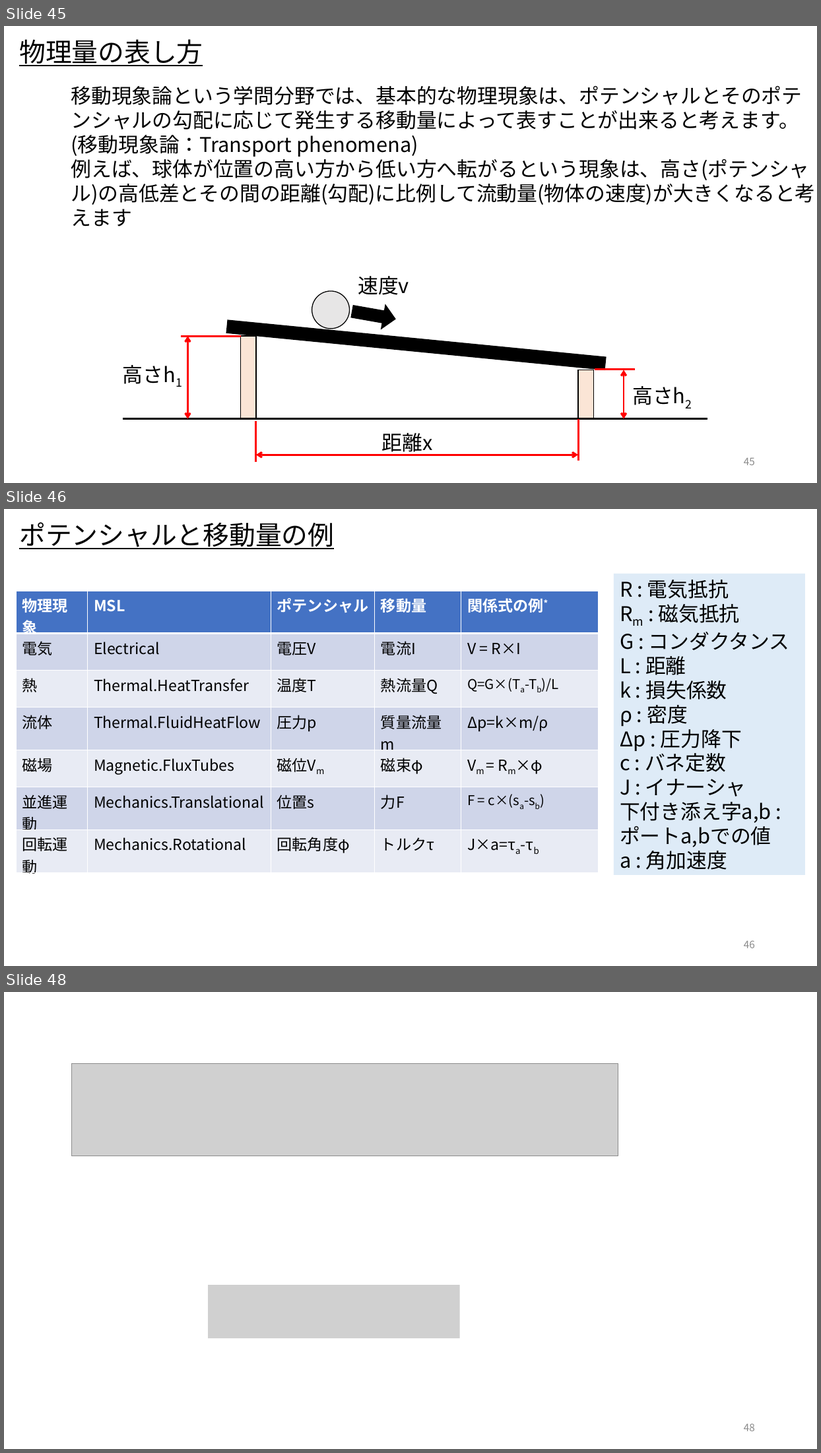
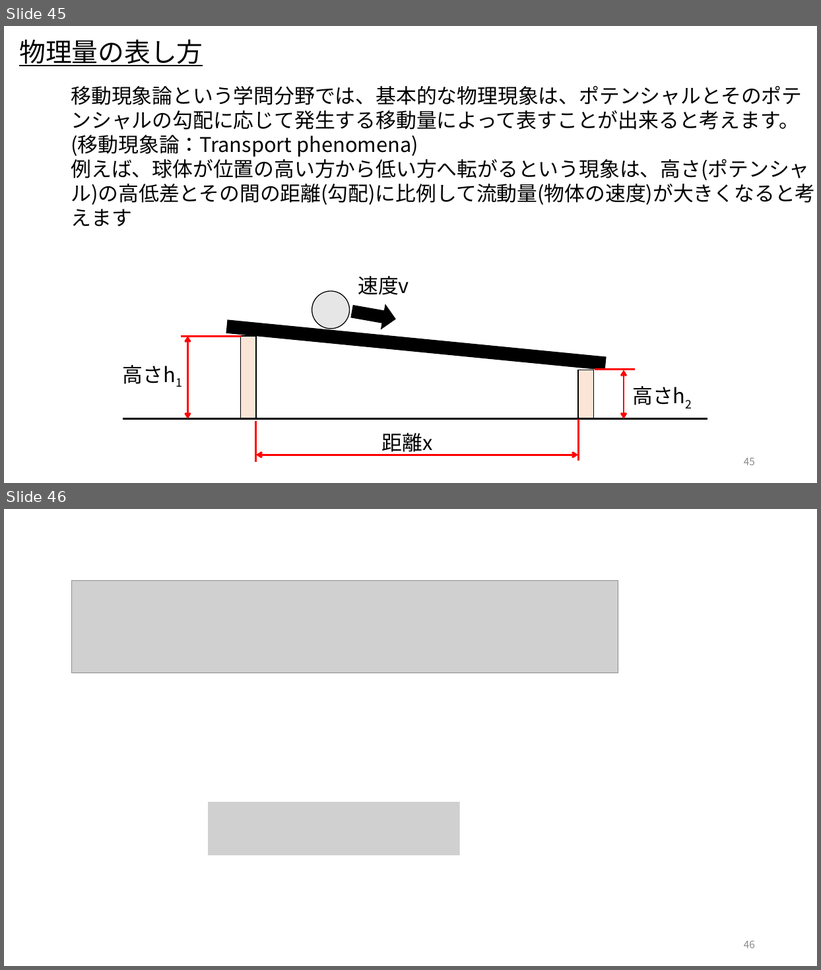
Before and after one commit to UedaShigenori/OpenModelica_Tutorials_Ja, a slide deck: Dev/7_PhysicsDomainModel/OpenModelica_Tutorials_7_PlantModel_Additional.pptx. Shown one above the other, each under a label of ours: slides 45, 46 and 48 before the commit, slides 45 and 46 after it; the slides between them are not shown. The pictures are 821x1453 and 821x970 pixels, drawn with LibreOffice and Linux fonts; fonts in the diff are those of the drawing; grey boxes stand for pictures. Boxes give left, top, right and bottom in pixels: in the first picture for what was removed or moved away, otherwise in the second. Text is boxed around its words. In the diff, an @@ line names an element or a change of style, - is before the commit and + after.

```diff
--- a/Dev/7_PhysicsDomainModel/OpenModelica_Tutorials_7_PlantModel_Additional.pptx
+++ b/Dev/7_PhysicsDomainModel/OpenModelica_Tutorials_7_PlantModel_Additional.pptx
@@ slide 46 removed at <box>4,509,817,966</box>, background #FFFFFF @@
@@ text removed at <box>19,522,334,549</box> @@
-ポテンシャルと移動量の例
@@ rectangle removed at <box>614,574,805,875</box> @@
-R : 電気抵抗
-Rm : 磁気抵抗
-G : コンダクタンス
-L : 距離
-k : 損失係数
-ρ : 密度
-Δp : 圧力降下
-c : バネ定数
-J : イナーシャ
-下付き添え字a,b : ポートa,bでの値
-a : 角加速度
@@ table removed at <box>16,591,599,877</box>, 7 rows, 5 columns @@
-物理現象 | MSL | ポテンシャル | 移動量 | 関係式の例*
-電気 | Electrical | 電圧V | 電流I | V = R×I
-熱 | Thermal.HeatTransfer | 温度T | 熱流量Q | Q=G×(Ta-Tb)/L
-流体 | Thermal.FluidHeatFlow | 圧力p | 質量流量m | Δp=k×m/ρ
-磁場 | Magnetic.FluxTubes | 磁位Vm | 磁束φ | Vm = Rm×φ
-並進運動 | Mechanics.Translational | 位置s | 力F | F = c×(sa-sb)
-回転運動 | Mechanics.Rotational | 回転角度φ | トルクτ | J×a=τa-τb
@@ page number removed at <box>744,941,755,949</box> @@
-46
@@ what was slide 48 is now slide 46 @@
```
Also in this commit, not shown: 1 other slide removed, 1 other file.
